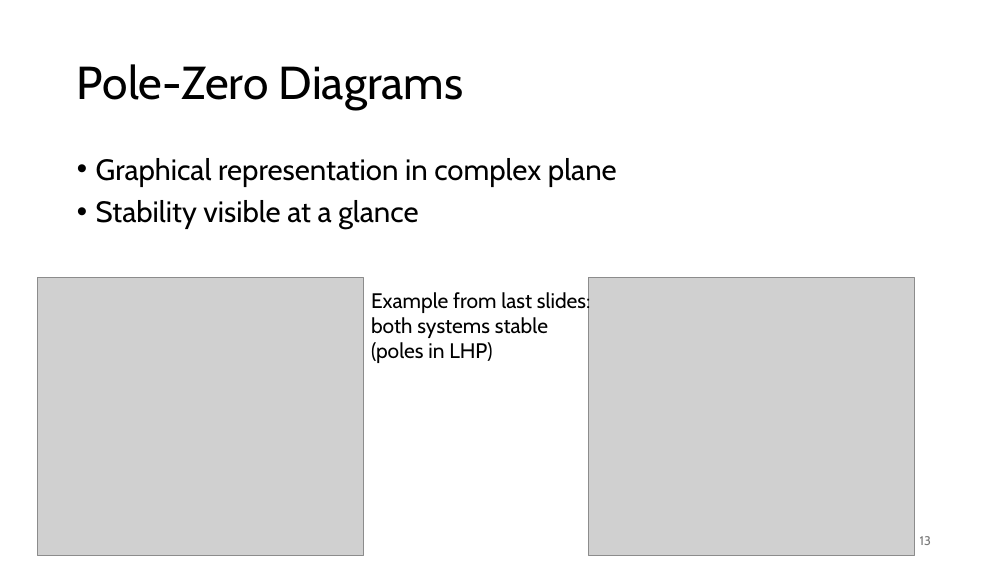
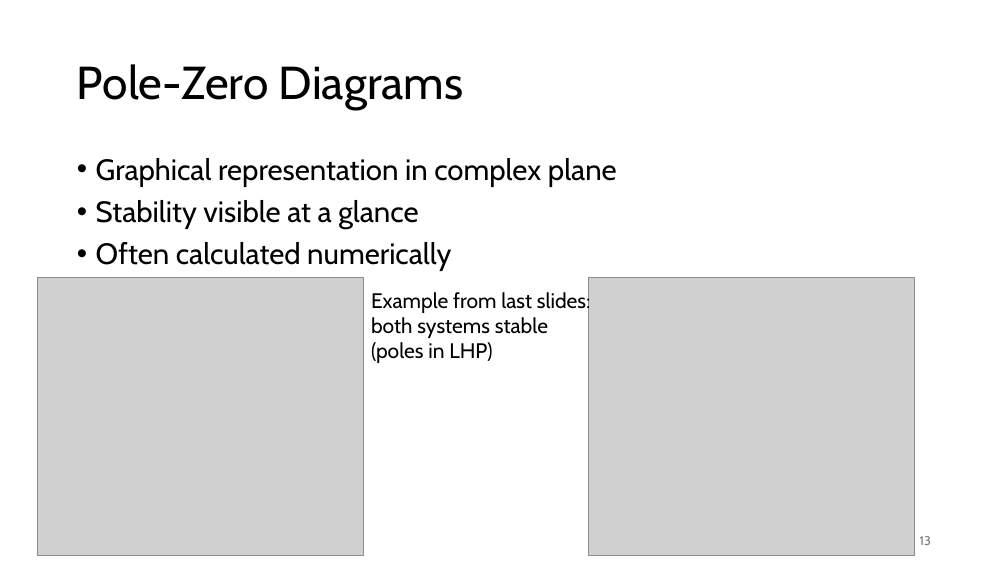
Before and after one commit to FelixWick/control_engineering, a slide deck: slide 13 of slides/4_stability.pptx. Drawn at 1008x567 pixels with LibreOffice and Linux fonts; fonts in the diff are those of the drawing; grey boxes stand for pictures. Boxes give left, top, right and bottom in pixels: in the first picture for what was removed or moved away, otherwise in the second. Text is boxed around its words. In the diff, an @@ line names an element or a change of style, - is before the commit and + after.

```diff
--- a/slides/4_stability.pptx
+++ b/slides/4_stability.pptx
@@ text at (x1=96, y1=242, x2=451, y2=271): paragraph added @@
+• Often calculated numerically
```
Also in this commit, not shown: 2 other slides changed.
